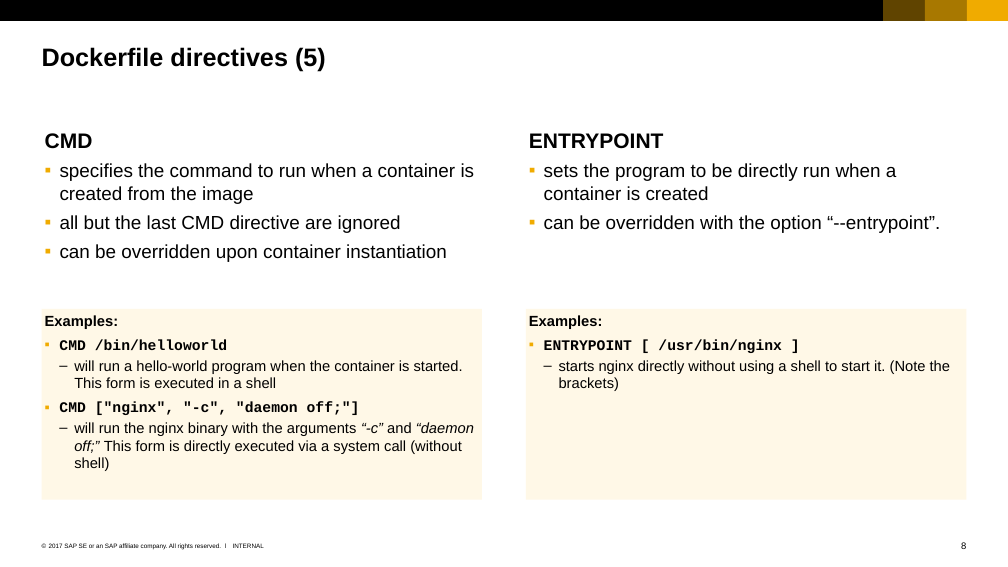
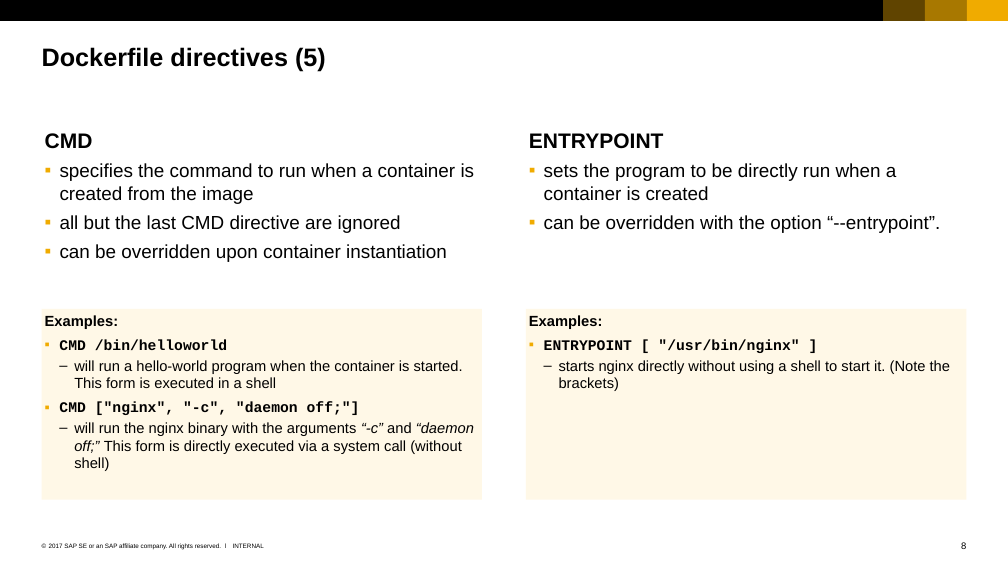
Before and after one commit to cuijiyao01/docker-k8s-training, a slide deck: slide 8 of docker/05_Dockerfiles.pptx. Drawn at 1008x567 pixels with LibreOffice and Linux fonts; fonts in the diff are those of the drawing. Boxes give left, top, right and bottom in pixels: in the first picture for what was removed or moved away, otherwise in the second. Text is boxed around its words. In the diff, an @@ line names an element or a change of style, - is before the commit and + after.

Commit message:
minor: fix quotation in Dockerfile

```diff
--- a/docker/05_Dockerfiles.pptx
+++ b/docker/05_Dockerfiles.pptx
@@ text in rectangle at (544, 339, 799, 353): text changed @@
-  ▪ ENTRYPOINT [ /usr/bin/nginx ]
+  ▪ ENTRYPOINT [ "/usr/bin/nginx" ]
```
